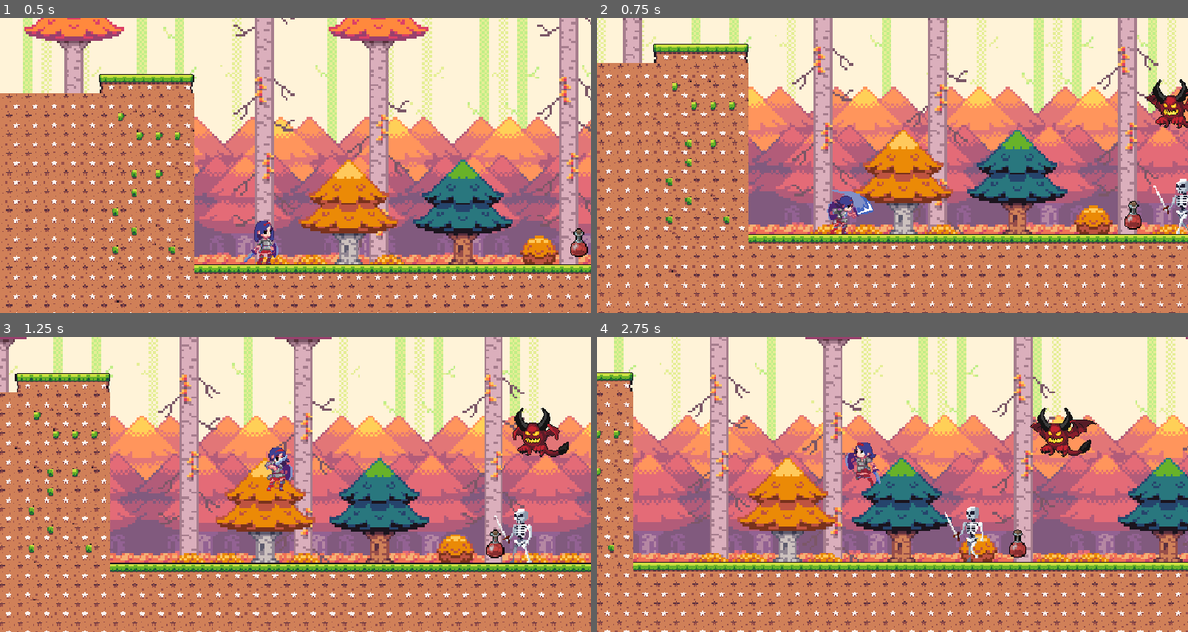
Above: before the commit, frames 1-4 (two rows, left to right).
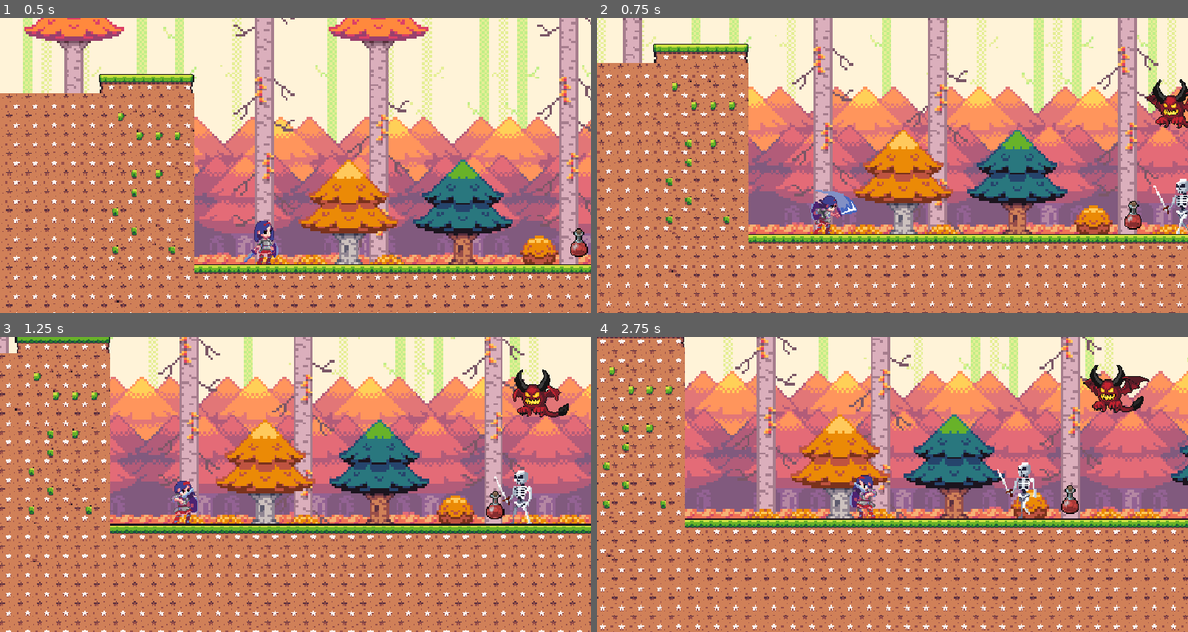
Above: after the commit, the same moments.

Repository: GuiTDS/knights-trial
Game: Godot game, scene res://levels/world.tscn
The game is run twice, just before and just after one commit, with the same random seed, the same clock (stepped at 60 frames per second) and the same inputs.
Inputs:
- Up to frame 1 (0.5 s): no input
- Up to frame 2 (0.75 s): hold D (move_right) from 0.53 s (still down); tap J (attack) at 0.6 s
- Up to frame 3 (1.25 s): keep holding D (move_right); tap W (move_up) at 0.77, 0.8, 1.07 s
- Up to frame 4 (2.75 s): tap W (move_up) at 1.35, 1.52, 1.82, 2.3 s; tap J (attack) at 1.55, 2.1 s; release D (move_right) at 2.03 s; hold A (move_left) from 2.03 s (still down)

Frame 1 is identical in both runs. In frame 2, 1.0% of the frame differs, in the area x 36-47%, y 58-74%; in frame 3, 53%; in frame 4, 72%, in the area x 0-100%, y 0-100%.

Commit message:
:sparkles: feat(player): state machine

Diff:
--- a/actors/player.tscn
+++ b/actors/player.tscn
@@ -7,6 +7,12 @@
 [ext_resource type="Texture2D" uid="uid://chqmg27f7fr4x" path="res://assets/Chars/Knight_player/Idle_KG_2.png" id="2_u64wh"]
 [ext_resource type="Texture2D" uid="uid://d3rbw7l7oybj2" path="res://assets/Chars/Knight_player/Jump_KG_2.png" id="3_3y6bo"]
 [ext_resource type="Texture2D" uid="uid://bap2fyakdc83y" path="res://assets/Chars/Knight_player/Walking_KG_2.png" id="4_vhdyn"]
+[ext_resource type="Script" uid="uid://b32ktncwcp63w" path="res://scripts/player/idle_state.gd" id="8_er1rk"]
+[ext_resource type="Script" uid="uid://dslc8fs414onq" path="res://scripts/player/state_machine.gd" id="8_ua707"]
+[ext_resource type="Script" uid="uid://dxkeda6pf6grv" path="res://scripts/player/move_state.gd" id="9_e7yfm"]
+[ext_resource type="Script" uid="uid://5hj2aad1fl8b" path="res://scripts/player/attack_state.gd" id="11_41w2c"]
+[ext_resource type="Script" uid="uid://bmmlkc0h6swnh" path="res://scripts/player/jump_state.gd" id="11_rkwqa"]
+[ext_resource type="Script" uid="uid://d3geonob3bfn7" path="res://scripts/player/hurt_state.gd" id="13_5nkr1"]
 
 [sub_resource type="RectangleShape2D" id="RectangleShape2D_mvpqy"]
 size = Vector2(39, 55)
@@ -206,7 +212,7 @@
 }],
 "loop": false,
 "name": &"hurt",
-"speed": 10.0
+"speed": 8.0
 }, {
 "frames": [{
 "duration": 1.0,
@@ -293,7 +299,7 @@
 [node name="anim" type="AnimatedSprite2D" parent="."]
 texture_filter = 1
 sprite_frames = SubResource("SpriteFrames_hiqwa")
-animation = &"idle"
+animation = &"hurt"
 autoplay = "idle"
 
 [node name="hitbox" type="Area2D" parent="anim"]
@@ -317,6 +323,23 @@
 
 [node name="remote" type="RemoteTransform2D" parent="."]
 
-[connection signal="animation_finished" from="anim" to="." method="_on_anim_animation_finished"]
-[connection signal="frame_changed" from="anim" to="." method="_on_anim_frame_changed"]
+[node name="state_machine" type="Node" parent="."]
+script = ExtResource("8_ua707")
+initial_state = NodePath("idle_state")
+
+[node name="idle_state" type="Node" parent="state_machine"]
+script = ExtResource("8_er1rk")
+
+[node name="move_state" type="Node" parent="state_machine"]
+script = ExtResource("9_e7yfm")
+
+[node name="attack_state" type="Node" parent="state_machine"]
+script = ExtResource("11_41w2c")
+
+[node name="jump_state" type="Node" parent="state_machine"]
+script = ExtResource("11_rkwqa")
+
+[node name="hurt_state" type="Node" parent="state_machine"]
+script = ExtResource("13_5nkr1")
+
 [connection signal="area_entered" from="hurtbox" to="." method="_on_hurtbox_area_entered"]
--- a/project.godot
+++ b/project.godot
@@ -21,6 +21,10 @@
 window/size/viewport_height=420
 window/stretch/mode="viewport"
 window/stretch/scale=1.3
+
+[global_group]
+
+enemies=""
 
 [input]
 
--- a/scripts/player.gd
+++ b/scripts/player.gd
@@ -1,120 +1,48 @@
 extends CharacterBody2D
 
 const SPEED = 130.0
-const ACCELERATION = 800.0
-const FRICTION = 600.0
-const JUMP_VELOCITY = -350.0
-const X_COLLIDING_FORCE = 200
+const X_COLLIDING_FORCE = 250
 
-@onready var animation := $anim as AnimatedSprite2D
+@onready var state_machine: StateMachine = $state_machine
+@onready var anim := $anim as AnimatedSprite2D
 @onready var remote_transform := $remote as RemoteTransform2D
 @onready var attack_area := $anim/hitbox/collision as CollisionShape2D
 
-var is_jumping := false
-var is_hurted := false
-var is_dead := false
-var is_attacking := false
 var player_life := 4 # 5 hearts
 var knockback_vector := Vector2.ZERO
-var direction
+var knockback: Vector2
+
+func _ready() -> void:
+	velocity = Vector2.ZERO
+
+	for s in state_machine.get_children():
+		if s is State:
+			s.player = self
+			s.state_machine = state_machine
+
+func _input(event: InputEvent) -> void:
+	state_machine._input(event)
+
+func _process(delta: float) -> void:
+	state_machine._process(delta)
 
 func _physics_process(delta: float) -> void:
 	# Add the gravity.
 	if not is_on_floor():
 		velocity += get_gravity() * delta
 
-	# Handle jump.
-	if Input.is_action_just_pressed("move_up") and is_on_floor():
-		velocity.y = JUMP_VELOCITY
-		is_jumping = true
-	elif is_on_floor():
-		is_jumping = false
+	state_machine._physics_process(delta)
 
-	if Input.is_action_just_pressed("attack"):
-		is_attacking = true
-
-	direction = Input.get_axis("move_left", "move_right")
-	#	Smoothly adjusts the player's horizontal speed
-	# - target_speed: desired speed based on player input (-SPEED, 0, or SPEED)
-	# - If a key is pressed, accelerate gradually toward target_speed using 'ACCELERATION'
-	# - If no keys are pressed, decelerate gradually toward zero using 'FRICTION'
-	# - Multiply by 'delta' to make acceleration/deceleration consistent regardless of frame rate,
-	#   ensuring smooth movement
-	var target_speed = direction * SPEED
-	if direction:
-		velocity.x = move_toward(velocity.x, target_speed, ACCELERATION * delta)
-		animation.scale.x = direction # change player direction
-	else:
-		velocity.x = move_toward(velocity.x, 0, FRICTION * delta)
-
-	if knockback_vector != Vector2.ZERO:
-		velocity = knockback_vector
-	_set_state()
 	move_and_slide()
 
 func follow_camera(camera):
 	var camera_path = camera.get_path()
 	remote_transform.remote_path = camera_path
-
-func _set_state():
-	var state = "idle"
-
-	if !is_on_floor():
-		state = "jump"
-	elif direction != 0:
-		state = "run"
-
-	if is_hurted:
-		state = "hurt"
-
-	if is_dead:
-		state = "die"
-
-	if is_attacking:
-		state = "attack"
-
-	if animation.name != state:
-		animation.play(state)
-
-func _on_anim_animation_finished() -> void:
-	if animation.animation == "attack":
-		is_attacking = false
-
-func _on_anim_frame_changed() -> void:
-	if is_attacking and animation.animation == "attack":
-		if animation.frame == 1:
-			attack_area.disabled = false
-		else:
-			attack_area.disabled = true
-
-		var total_frames = animation.sprite_frames.get_frame_count(animation.animation)
-		if animation.frame == total_frames - 1:
-			is_attacking = false
-			attack_area.disabled = true
-
+#
 func _on_hurtbox_area_entered(area: Area2D) -> void:
-	if player_life == 0: # player is dead, show animation
-		is_dead = true
-		await get_tree().create_timer(1).timeout # timer to show complete animation
-		queue_free() # deleting the player from the scene
+	var attacker = area.get_parent() # enemy node reference
+	if attacker.global_position.x > global_position.x:
+		knockback = Vector2(-X_COLLIDING_FORCE, -120)
 	else:
-		var attacker = area.get_parent() # enemy node reference
-		if attacker.global_position.x > global_position.x:
-			take_damage(Vector2(-X_COLLIDING_FORCE, -200))
-		else:
-			take_damage(Vector2(X_COLLIDING_FORCE, -200))
-
-func take_damage(knockback_force := Vector2.ZERO, duration := 0.25):
-	player_life -= 1
-
-	if knockback_force != Vector2.ZERO:
-		knockback_vector = knockback_force
-
-		var knockback_tween = get_tree().create_tween()
-		knockback_tween.parallel().tween_property(self, "knockback_vector", Vector2.ZERO, duration)
-		animation.modulate = Color(1, 0, 0, 1) # change the player color to Red
-		knockback_tween.parallel().tween_property(animation, "modulate", Color(1, 1, 1, 1), duration)
-
-	is_hurted = true
-	await get_tree().create_timer(.3).timeout # timer to show animation
-	is_hurted = false
+		knockback = Vector2(X_COLLIDING_FORCE, -120)
+	state_machine.change_state(state_machine.get_node("hurt_state"))
--- /dev/null
+++ b/scripts/player/attack_state.gd
@@ -0,0 +1,20 @@
+extends State
+
+func enter() -> void:
+	player.velocity.x = 0
+	player.anim.play("attack")
+	player.attack_area.disabled = true
+
+func physics_update(_delta: float):
+	if player.anim.frame == 1:
+		player.attack_area.disabled = false
+	else:
+		player.attack_area.disabled = true
+
+	var total_frames = player.anim.sprite_frames.get_frame_count(player.anim.animation)
+	if player.anim.frame == total_frames - 1:
+		var direction = Input.get_axis("move_left", "move_right")
+		if direction != 0:
+			state_machine.change_state(state_machine.get_node("move_state"))
+		else:
+			state_machine.change_state(state_machine.get_node("idle_state"))
--- /dev/null
+++ b/scripts/player/hurt_state.gd
@@ -0,0 +1,26 @@
+extends State
+
+const KNOCKBACK_DURATION := 0.25
+
+func enter() -> void:
+	player.anim.play("hurt")
+	_apply_knockback(player.knockback)
+
+func _apply_knockback(knockback_force := Vector2.ZERO) -> void:
+	player.player_life -= 1
+
+	player.velocity = knockback_force
+	player.anim.modulate = Color(1, 0, 0)
+
+	var t := get_tree().create_tween()
+	t.parallel().tween_property(player.anim, "modulate", Color(1, 1, 1), KNOCKBACK_DURATION)
+	t.parallel().tween_property(player, "velocity:x", 0.0, KNOCKBACK_DURATION)
+
+func physics_update(delta: float) -> void:
+	var anim_name = player.anim.animation
+	var frame_count = player.anim.sprite_frames.get_frame_count(anim_name)
+	if anim_name != "hurt" or player.anim.frame == frame_count - 1:
+		if player.is_on_floor():
+			state_machine.change_state(state_machine.get_node("move_state"))
+		else:
+			state_machine.change_state(state_machine.get_node("jump_state"))
--- /dev/null
+++ b/scripts/player/idle_state.gd
@@ -0,0 +1,18 @@
+extends State
+
+func enter() -> void:
+	player.anim.play("idle")
+
+func physics_update(_delta: float) -> void:
+	player.velocity.x = 0
+
+	var direction = Input.get_axis("move_left", "move_right")
+
+	if direction != 0:
+		state_machine.change_state(state_machine.get_node("move_state"))
+
+	if Input.is_action_just_pressed("move_up") and player.is_on_floor():
+		state_machine.change_state(state_machine.get_node("jump_state"))
+
+	if Input.is_action_just_pressed("attack"):
+		state_machine.change_state(state_machine.get_node("attack_state"))
--- /dev/null
+++ b/scripts/player/jump_state.gd
@@ -0,0 +1,20 @@
+extends State
+
+const JUMP_VELOCITY = -350.0
+
+func enter() -> void:
+	player.velocity.y = JUMP_VELOCITY
+	player.anim.play("jump")
+
+func physics_update(_delta: float) -> void:
+	var direction = Input.get_axis("move_left", "move_right")
+	player.velocity.x = direction * player.SPEED
+
+	if direction != 0:
+		player.anim.scale.x = direction
+
+	if player.is_on_floor():
+		if direction != 0:
+			state_machine.change_state(state_machine.get_node("move_state"))
+		else:
+			state_machine.change_state(state_machine.get_node("idle_state"))
--- /dev/null
+++ b/scripts/player/move_state.gd
@@ -0,0 +1,33 @@
+extends State
+
+const ACCELERATION = 800.0
+const FRICTION = 600.0
+
+func enter() -> void:
+	player.anim.play("run")
+
+func physics_update(delta: float) -> void:
+	var direction = Input.get_axis("move_left", "move_right")
+
+	if direction == 0:
+		state_machine.change_state(state_machine.get_node("idle_state"))
+		return
+
+	##	Smoothly adjusts the player's horizontal speed
+	## - target_speed: desired speed based on player input (-SPEED, 0, or SPEED)
+	## - If a key is pressed, accelerate gradually toward target_speed using 'ACCELERATION'
+	## - If no keys are pressed, decelerate gradually toward zero using 'FRICTION'
+	## - Multiply by 'delta' to make acceleration/deceleration consistent regardless of frame rate,
+	##   ensuring smooth movement
+	var target_speed = direction * player.SPEED
+	if direction:
+		player.velocity.x = move_toward(player.velocity.x, target_speed, ACCELERATION * delta)
+		player.anim.scale.x = direction # change player direction
+	else:
+		player.velocity.x = move_toward(player.velocity.x, 0, FRICTION * delta)
+
+	if Input.is_action_just_pressed("move_up") and player.is_on_floor():
+		state_machine.change_state(state_machine.get_node("jump_state"))
+
+	if Input.is_action_just_pressed("attack"):
+		state_machine.change_state(state_machine.get_node("attack_state"))
--- /dev/null
+++ b/scripts/player/state.gd
@@ -0,0 +1,28 @@
+extends Node
+
+class_name State
+
+var player
+var state_machine
+
+# call when enters the state
+func enter() -> void:
+	set_process(false)
+	set_physics_process(false)
+
+# called when exits the state
+func exit() -> void:
+	set_process(false)
+	set_physics_process(false)
+
+# handle input events
+func handle_input(event) -> void:
+	pass
+
+# normal update
+func update(delta: float) -> void:
+	pass
+
+# physics update
+func physics_update(delta: float) -> void:
+	pass
--- /dev/null
+++ b/scripts/player/state_machine.gd
@@ -0,0 +1,62 @@
+extends Node
+class_name StateMachine
+
+@export var initial_state: NodePath = NodePath("")
+
+var current_state: State = null
+var states = {}
+
+func _ready() -> void:
+	await get_tree().process_frame
+	for child in get_children():
+		if child is State:
+			child.state_machine = self
+			states[child.name] = child
+			child.set_process(false)
+			child.set_physics_process(false)
+
+	if initial_state != NodePath(""):
+		var init_node := get_node_or_null(initial_state)
+		if init_node and init_node is State:
+			change_state(init_node)
+		else:
+			push_error("StateMachine: invalid initial_state: %s" % initial_state)
+	else:
+		pass
+
+func change_state(new_state: State) -> void:
+	if not new_state:
+		push_warning("StateMachine.change_state: new_state is null")
+		return
+
+	if current_state == new_state:
+		return
+	if current_state:
+		current_state.exit()
+		current_state.set_process(false)
+		current_state.set_physics_process(false)
+
+	current_state = new_state
+	current_state.set_process(true)
+	current_state.set_physics_process(true)
+	current_state.enter()
+
+	print("[StateMachine] changed to:", current_state.name)
+
+func _input(event: InputEvent) -> void:
+	if current_state:
+		current_state.handle_input(event)
+
+func _process(delta: float) -> void:
+	if current_state:
+		current_state.update(delta)
+
+func _physics_process(delta: float) -> void:
+	if current_state:
+		current_state.physics_update(delta)
+
+func change_state_by_name(state_name: String) -> void:
+	if states.has(state_name):
+		change_state(states[state_name])
+	else:
+		push_warning("StateMachine.change_state_by_name: state not found: %s" % state_name)
Not shown: 1 places in actors/player.tscn that only renumber resources
Not shown, added: scripts/player/attack_state.gd.uid
Not shown, added: scripts/player/hurt_state.gd.uid
Not shown, added: scripts/player/idle_state.gd.uid
Not shown, added: scripts/player/jump_state.gd.uid
Not shown, added: scripts/player/move_state.gd.uid
Not shown, added: scripts/player/state.gd.uid
Not shown, added: scripts/player/state_machine.gd.uid
